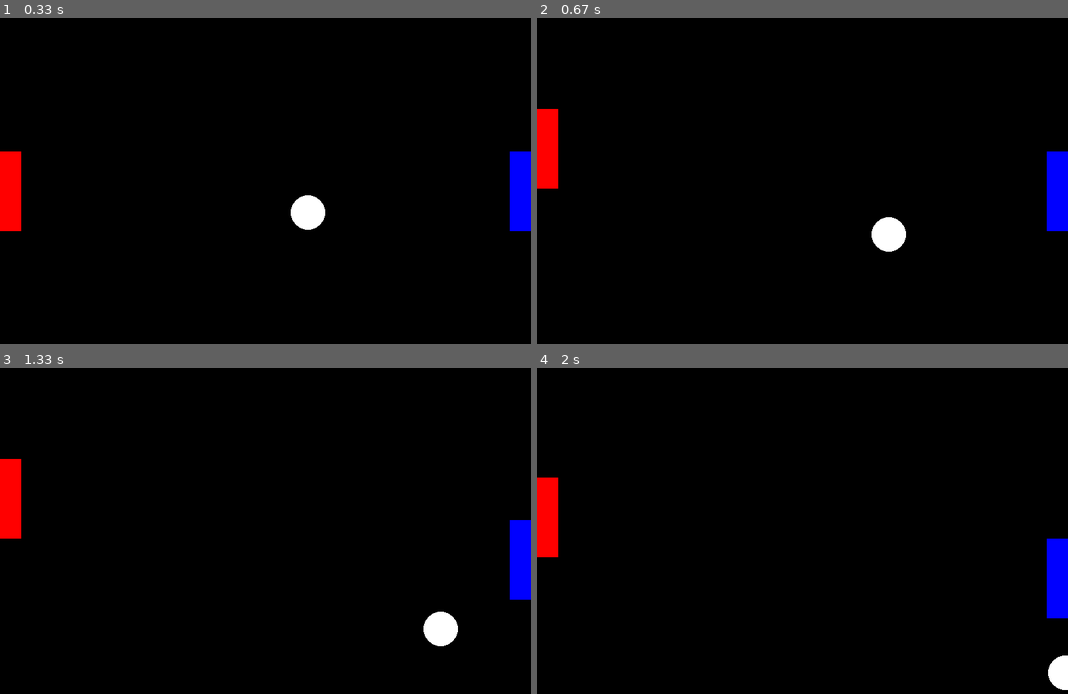
Above: before the commit, frames 1-4 (two rows, left to right).
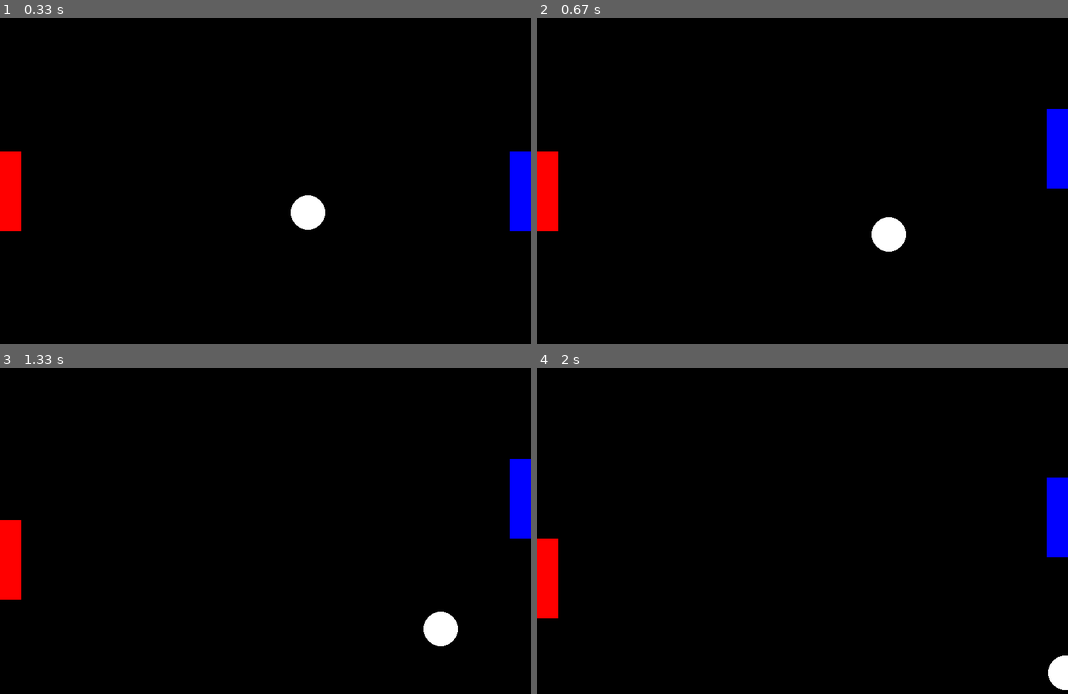
Above: after the commit, the same moments.

Repository: wmart802/pygames
Game: pygame game, started from Ball Games/pong.py
The game is run twice, just before and just after one commit, with the same random seed, the same clock (stepped at 60 frames per second) and the same inputs.
Inputs:
- Up to frame 1 (0.33 s): no input
- Up to frame 2 (0.67 s): hold Up from 0.33 s (still down)
- Up to frame 3 (1.33 s): release Up at 0.8 s; hold Down 0.83-1.13 s; hold S 0.83-1.13 s; hold Up from 1.17 s (still down); hold W from 1.17 s (still down)
- Up to frame 4 (2 s): release Up at 1.53 s; release W at 1.53 s; hold Down 1.57-1.93 s; hold S 1.57-1.93 s; hold Up from 1.97 s (still down); hold W from 1.97 s (still down)

Frame 1 is identical in both runs. In frame 2, 2.1% of the frame differs, in the area x 0-100%, y 27-66%; in frame 3, 3.0%, in the area x 0-100%, y 27-72%; in frame 4, 3.0%.

Commit message:
Commiting updates. Not fully operable but ball does now bounce for pong.

Diff:
--- a/Ball Games/pong.py
+++ b/Ball Games/pong.py
@@ -18,8 +18,8 @@
 # Setting Colors
 gameBackgroundColor = (0, 0, 0)
 ballColor = (255, 255, 255)
-p1color = (255, 0, 0)
-p2color = (0, 0, 255)
+p1color = (0, 0, 255)
+p2color = (255, 0, 0)
 
 # Setting Parameters for Ball and Players
 playerWidthHeight = [winBase // 25, winHeight // 5]
@@ -28,6 +28,7 @@
 ballR = winBase // 30
 p1loc = winHeight // 2
 p2loc = winHeight // 2
+lastHit = 0
 
 win.fill(gameBackgroundColor)
 
@@ -51,9 +52,9 @@
     win.fill(gameBackgroundColor)
 
     # Draw Players and Circle
-    p1 = pygame.draw.rect(win, p1color, (0, p1loc - (playerWidthHeight[1]//2),
+    p2 = pygame.draw.rect(win, p2color, (0, p2loc - (playerWidthHeight[1]//2),
                                          playerWidthHeight[0], playerWidthHeight[1]))
-    p2 = pygame.draw.rect(win, p2color, (winBase - playerWidthHeight[0], p2loc - (playerWidthHeight[1]//2),
+    p1 = pygame.draw.rect(win, p1color, (winBase - playerWidthHeight[0], p1loc - (playerWidthHeight[1]//2),
                                          playerWidthHeight[0], playerWidthHeight[1]))
     gameBall = pygame.draw.circle(win, ballColor, (ballLoc[0], ballLoc[1]), ballR)
 
@@ -61,9 +62,14 @@
     for i in range(len(ballLoc)):
         ballLoc[i] += ballV[i]
 
-    # Check Ball Location for Bounces
+    # Check Ball Location for Wall Bounces
     [ballLoc[1], ballV[1]] = checkWallBounce(win, ballLoc[1], ballV[1], ballR)
 
+    # Check Ball for Player Bounces
+    if ballLoc[0] < (winBase // 3) and lastHit != 2:  # Player 2 bounces
+        [ballV, lastHit] = checkPlayerBounce(p2, gameBall, ballV, ballR, -1)
+    elif ballLoc[0] > (winBase * 2 // 3) and lastHit != 1:  # Player 1 bounces
+        [ballV, lastHit] = checkPlayerBounce(p1, gameBall, ballV, ballR, 1)
 
     pyClock.tick(tickValue)
     pygame.display.update()
--- a/Ball Games/pongGameFunctions.py
+++ b/Ball Games/pongGameFunctions.py
@@ -16,3 +16,26 @@
         ballVelocityY *= -1
 
     return [ballLocationY, ballVelocityY]
+
+def checkPlayerBounce(playerObject, ballLocation, ballVelocity, ballRadius, leftright):
+    # Check if ball hits an inputted player block
+    if leftright == -1:
+        playerObjectX = playerObject.right
+    elif leftright == 1:
+        playerObjectX = playerObject.left
+
+    ballCheckPoint = ballLocation[0] + (ballRadius * leftright)
+
+    madeHit = 0
+    velChange = 1
+    if playerObject.top <= ballLocation[1] <= playerObject.bottom:
+        if playerObjectX >= ballCheckPoint and leftright == -1:
+            velChange = -1.05
+            madeHit = 2
+        elif playerObjectX <= ballCheckPoint and leftright == 1:
+            velChange = -1.05
+            madeHit = 1
+
+    ballVelocity[0] *= velChange
+
+    return [ballVelocity, madeHit]
